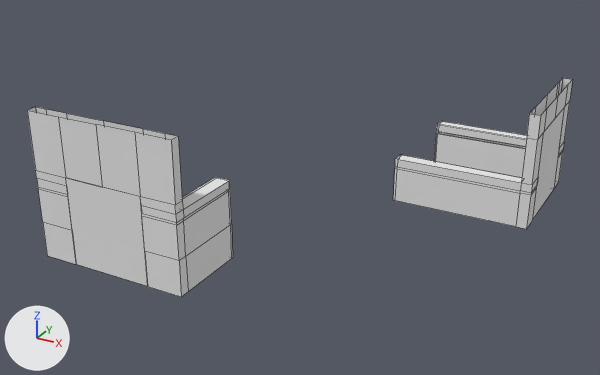
An edit to the Blender file Assets/models/cave/room02/room02a.blend, drawn before and after from the same camera.
The view is the same before and after, from a 50 mm camera at (-111.5, -87.5, 16.3) aimed at (-128.9, -56.0, 0.5). Lighting does not change. The marker at lower left points along +X, +Y and +Z. Mesh edges are drawn as thin lines.

The scene before the commit, as lines of its bpy script (objects in view):
```python
ob_leo_center = bpy.data.objects.new('leo_center', me_cube_002)
ob_leo_center.parent = ob_leo_door
ob_leo_center.location = (-120.1, -50.38, 2.099)
ob_scorpio_center = bpy.data.objects.new('scorpio_center', me_cube_026)
ob_scorpio_center.parent = ob_scorpio_door
ob_scorpio_center.location = (-134.4, -63.07, 0.385)
ob_scorpio_center.rotation_euler = (0.0, 0.0, -1.571)  # degrees (0, 0, -90)
ob_scorpio_frame = bpy.data.objects.new('scorpio_frame', me_cube_007)
ob_scorpio_frame.parent = ob_scorpio_door
ob_scorpio_frame.location = (-134.4, -65.54, 2.335)
ob_scorpio_frame.rotation_euler = (0.0, 0.0, -1.571)  # degrees (0, 0, -90)
# also in view: 'leo_frame' at (-122.0, -50.3, 2.3)
```
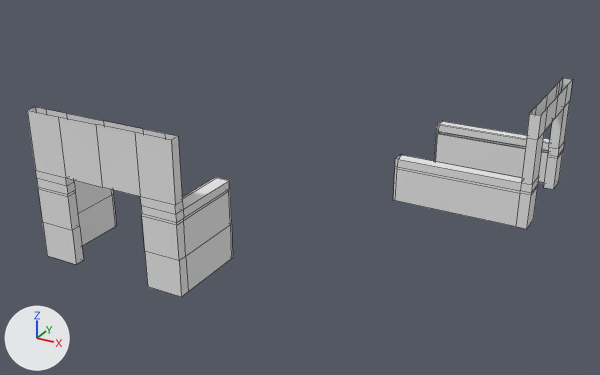
Pixel boxes (x1, y1, x2, y2) of what changed, in the pictures (600 x 375 px):
```json
{"object": "scorpio_center", "change": "deleted", "before": [66, 178, 148, 286]}
{"object": "leo_center", "change": "deleted", "before": [533, 107, 565, 219]}
```

Scene script edits in JSON lines:
```json
{"op": "remove", "block": "ob_scorpio_center", "code": ["ob_scorpio_center = bpy.data.objects.new('scorpio_center', me_cube_026)", "ob_scorpio_center.parent = ob_scorpio_door", "ob_scorpio_center.matrix_parent_inverse = Matrix(((1.0, 0.0, 0.0, 134.4), (0.0, 1.0, 0.0, 65.55), (0.0, 0.0, 1.0, -2.335), (0.0, 0.0, 0.0, 1.0)))", "ob_scorpio_center.location = (-134.4, -63.07, 0.385)", "ob_scorpio_center.rotation_euler = (0.0, 0.0, -1.571)  # degrees (0, 0, -90)", "_m = ob_scorpio_center.modifiers.new('EdgeSplit', 'EDGE_SPLIT')"]}
{"op": "remove", "block": "ob_leo_center", "code": ["ob_leo_center = bpy.data.objects.new('leo_center', me_cube_002)", "ob_leo_center.parent = ob_leo_door", "ob_leo_center.matrix_parent_inverse = Matrix(((1.0, 0.0, 0.0, 120.1), (0.0, 1.0, 0.0, 50.38), (0.0, 0.0, 1.0, -2.335), (0.0, 0.0, 0.0, 1.0)))", "ob_leo_center.location = (-120.1, -50.38, 2.099)", "_m = ob_leo_center.modifiers.new('EdgeSplit', 'EDGE_SPLIT')"]}
```
